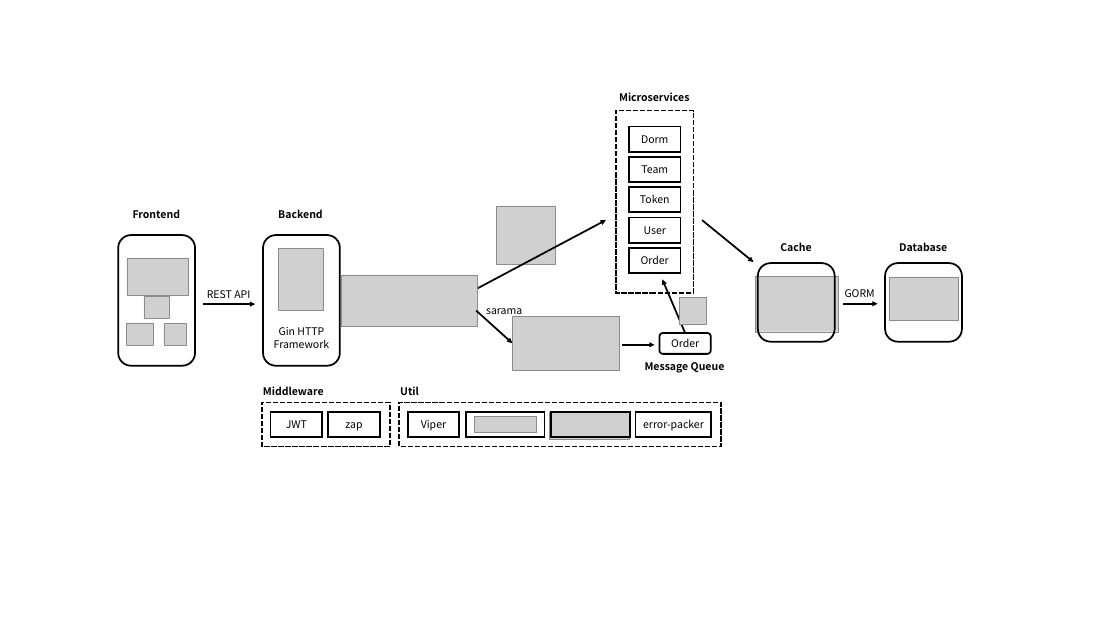
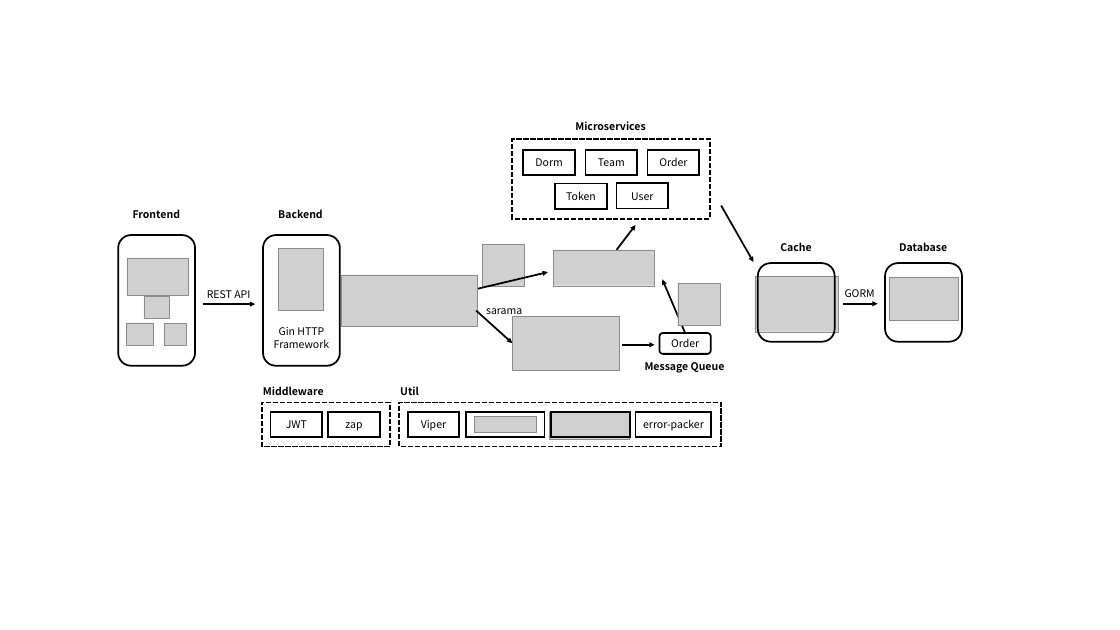
Before and after one commit to zenpk/dorm-system, a slide deck: slide 1 of assets/diagram.pptx. Drawn at 1120x630 pixels with LibreOffice and Linux fonts; fonts in the diff are those of the drawing; grey boxes stand for pictures. Boxes give left, top, right and bottom in pixels: in the first picture for what was removed or moved away, otherwise in the second. Text is boxed around its words. In the diff, an @@ line names an element or a change of style, - is before the commit and + after.

```diff
--- a/assets/diagram.pptx
+++ b/assets/diagram.pptx
@@ text "Microservices": place and size @@
-text "Microservices" at <box>619,92,689,101</box>
+text "Microservices" at <box>575,121,645,130</box>
@@ rectangle: place and size @@
-rectangle at <box>616,110,693,293</box>
+rectangle at <box>512,139,710,219</box>
@@ rounded rectangle "Dorm": place and size @@
-rounded rectangle "Dorm" at <box>629,126,681,152</box>
+rounded rectangle "Dorm" at <box>523,150,575,175</box>
@@ rounded rectangle "Team": place and size @@
-rounded rectangle "Team" at <box>629,157,681,182</box>
+rounded rectangle "Team" at <box>585,150,637,175</box>
@@ rounded rectangle "Order": place and size @@
-rounded rectangle "Order" at <box>629,248,680,273</box>
+rounded rectangle "Order" at <box>648,150,699,175</box>
@@ rounded rectangle "Token": place and size @@
-rounded rectangle "Token" at <box>629,187,681,212</box>
+rounded rectangle "Token" at <box>555,184,607,209</box>
@@ rounded rectangle "User": place and size @@
-rounded rectangle "User" at <box>629,218,681,243</box>
+rounded rectangle "User" at <box>616,184,668,209</box>
@@ arrow moved from (702, 220) - (753, 262) to (721, 205) - (753, 262) @@
@@ arrow added from (616, 250) to (635, 225), #000000 3 pt @@
@@ picture: place and size @@
-picture at <box>496,206,555,265</box>
+picture at <box>482,244,524,286</box>
@@ picture added at <box>553,250,654,286</box> @@
@@ arrow moved from (476, 289) - (606, 220) to (476, 289) - (548, 272) @@
@@ picture: place and size @@
-picture at <box>679,297,706,324</box>
+picture at <box>678,283,720,325</box>
```
Also in this commit, not shown: 12 other files.
